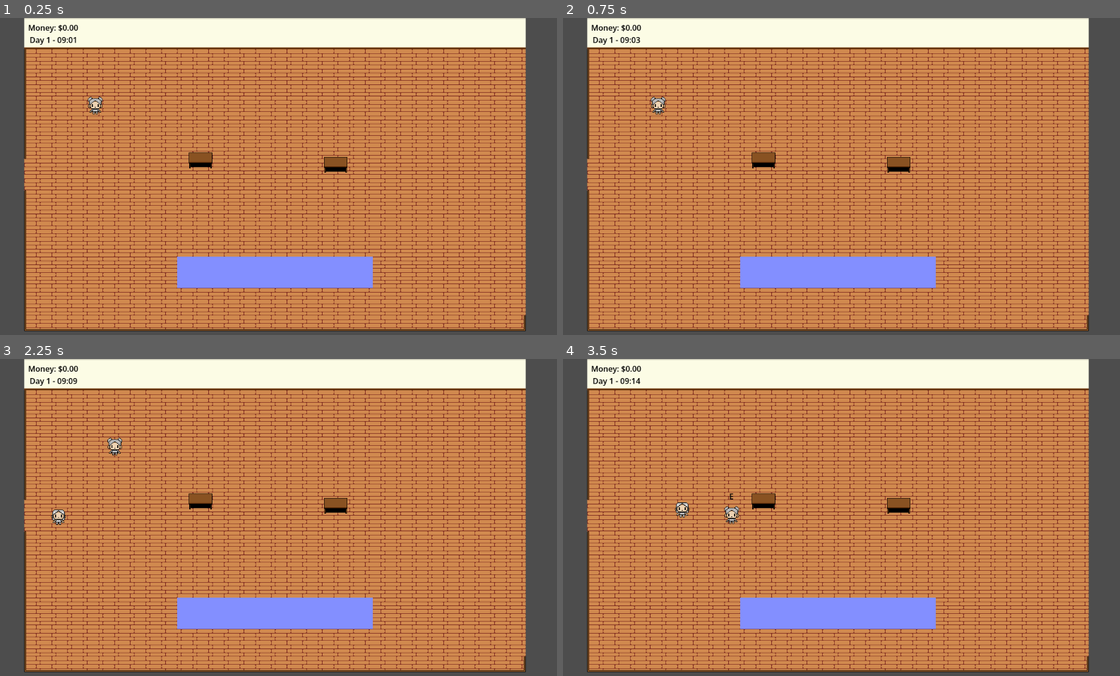
Above: before the commit, frames 1-4 (two rows, left to right).
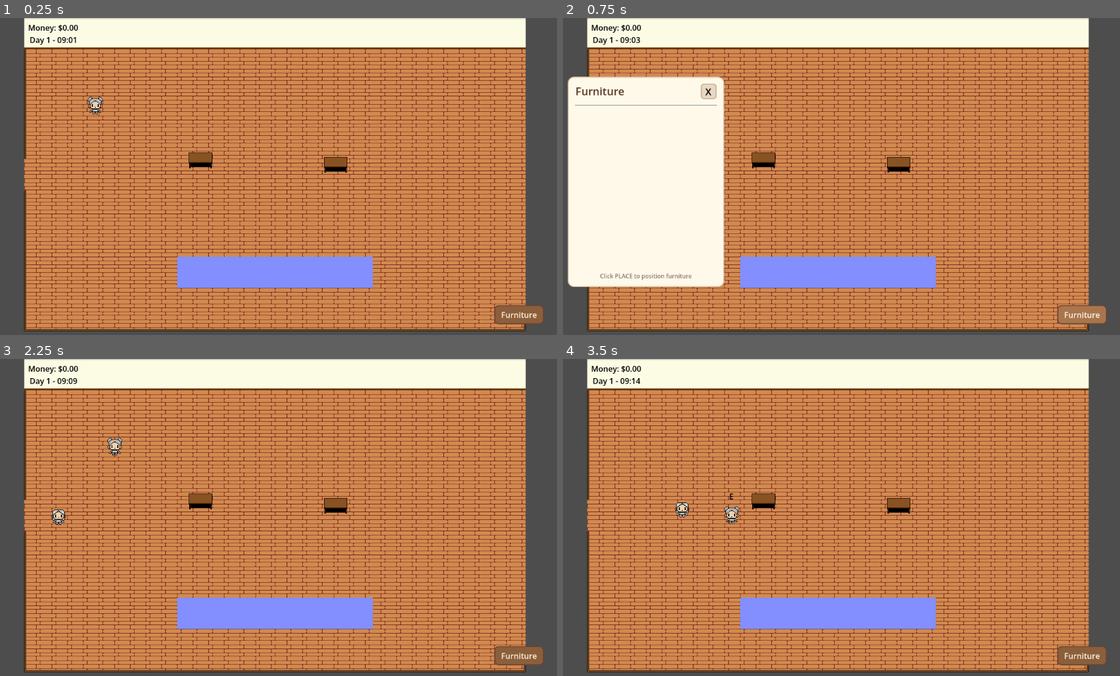
Above: after the commit, the same moments.

Repository: Jose-Prince/UVG-Tesis-Game
Game: Godot game, scene res://Scenes/Main/Main.tscn
The game is run twice, just before and just after one commit, with the same random seed, the same clock (stepped at 60 frames per second) and the same inputs.
Inputs (mouse positions are in pixels of both pictures, inside the frame that each line leads up to):
- Up to frame 1 (0.25 s): no input
- Up to frame 2 (0.75 s): click (1081, 315) at 0.5 s, where only the run after the commit has a clickable "Furniture"
- Up to frame 3 (2.25 s): click (144, 431) at 1.25 s, where only the run after the commit has a clickable "X"; tap Enter at 2 s; move the mouse to (401, 501) at 2.02 s; hold D (move_right) from 2.03 s (still down); click (401, 501) at 2.1 s
- Up to frame 4 (3.5 s): move the mouse to (724, 533) at 2.77 s; release D (move_right) at 2.78 s; hold S (move_down) from 2.78 s (still down); tap E (interact) at 2.85 s; click (724, 533) at 3.05 s

The runs differ from the first frame. In frame 1, 0.5% of the frame differs, in the area x 88-98%, y 90-97%; in frame 2, 19%, in the area x 0-98%, y 18-97%; in frame 3, 0.5%; in frame 4, 0.5%.

Commit message:
feat: place furniture

Diff:
--- /dev/null
+++ b/Scenes/Furniture/furniture_placement_item.tscn
@@ -0,0 +1,101 @@
+[gd_scene format=3 uid="uid://mnfs6s48xjwt"]
+
+[ext_resource type="Script" uid="uid://bai16of3benny" path="res://Scripts/Furniture/furniture_placement_item.gd" id="1_eev3f"]
+
+[sub_resource type="StyleBoxFlat" id="StyleBoxFlat_e5u2q"]
+content_margin_left = 12.0
+content_margin_top = 8.0
+content_margin_right = 10.0
+content_margin_bottom = 8.0
+bg_color = Color(0.9607843, 0.92156863, 0.84705883, 1)
+border_width_left = 1
+border_width_top = 1
+border_width_right = 1
+border_width_bottom = 1
+border_color = Color(0.84705883, 0.7490196, 0.6392157, 1)
+corner_radius_top_left = 8
+corner_radius_top_right = 8
+corner_radius_bottom_right = 8
+corner_radius_bottom_left = 8
+
+[sub_resource type="StyleBoxFlat" id="StyleBoxFlat_eev3f"]
+bg_color = Color(0.54509807, 0.36862746, 0.23529412, 1)
+border_width_left = 1
+border_width_top = 1
+border_width_right = 1
+border_width_bottom = 1
+border_color = Color(0.41960785, 0.27058825, 0.19607843, 1)
+corner_radius_top_left = 5
+corner_radius_top_right = 5
+corner_radius_bottom_right = 5
+corner_radius_bottom_left = 5
+
+[sub_resource type="StyleBoxFlat" id="StyleBoxFlat_1s6gn"]
+bg_color = Color(0.4392157, 0.2784314, 0.18431373, 1)
+border_width_left = 1
+border_width_top = 1
+border_width_right = 1
+border_width_bottom = 1
+border_color = Color(0.41960785, 0.27058825, 0.19607843, 1)
+corner_radius_top_left = 6
+corner_radius_top_right = 6
+corner_radius_bottom_right = 6
+corner_radius_bottom_left = 6
+
+[sub_resource type="StyleBoxFlat" id="StyleBoxFlat_57akn"]
+bg_color = Color(0.65882355, 0.45882353, 0.3019608, 1)
+border_width_left = 1
+border_width_top = 1
+border_width_right = 1
+border_width_bottom = 1
+border_color = Color(0.41960785, 0.27058825, 0.19607843, 1)
+corner_radius_top_left = 6
+corner_radius_top_right = 6
+corner_radius_bottom_right = 6
+corner_radius_bottom_left = 6
+
+[node name="FurniturePlacementItem" type="PanelContainer" unique_id=1490570152]
+anchors_preset = 15
+anchor_right = 1.0
+anchor_bottom = 1.0
+grow_horizontal = 2
+grow_vertical = 2
+theme_override_styles/panel = SubResource("StyleBoxFlat_e5u2q")
+script = ExtResource("1_eev3f")
+
+[node name="MarginContainer" type="MarginContainer" parent="." unique_id=1671298054]
+layout_mode = 2
+
+[node name="HBoxContainer" type="HBoxContainer" parent="MarginContainer" unique_id=781282228]
+layout_mode = 2
+
+[node name="Info" type="VBoxContainer" parent="MarginContainer/HBoxContainer" unique_id=228177042]
+layout_mode = 2
+size_flags_horizontal = 3
+
+[node name="ItemName" type="Label" parent="MarginContainer/HBoxContainer/Info" unique_id=355942275]
+layout_mode = 2
+size_flags_vertical = 6
+theme_override_colors/font_color = Color(0.3529412, 0.21960784, 0.14509805, 1)
+text = "Wooden Table"
+horizontal_alignment = 1
+
+[node name="QuantityLabel" type="Label" parent="MarginContainer/HBoxContainer/Info" unique_id=1655142377]
+layout_mode = 2
+theme_override_colors/font_color = Color(0.47843137, 0.38431373, 0.30588236, 1)
+theme_override_font_sizes/font_size = 13
+text = "3"
+horizontal_alignment = 1
+
+[node name="PlaceButton" type="Button" parent="MarginContainer/HBoxContainer" unique_id=1331066304]
+custom_minimum_size = Vector2(80, 36)
+custom_maximum_size = Vector2(80, -1)
+layout_mode = 2
+theme_override_colors/font_color = Color(1, 0.95686275, 0.8627451, 1)
+theme_override_colors/font_pressed_color = Color(1, 0.95686275, 0.8627451, 1)
+theme_override_colors/font_hover_color = Color(1, 0.95686275, 0.8627451, 1)
+theme_override_font_sizes/font_size = 13
+theme_override_styles/normal = SubResource("StyleBoxFlat_eev3f")
+theme_override_styles/pressed = SubResource("StyleBoxFlat_1s6gn")
+theme_override_styles/hover = SubResource("StyleBoxFlat_57akn")
+text = "PLACE"
--- /dev/null
+++ b/Scenes/FurniturePlacementManager.tscn
@@ -0,0 +1,9 @@
+[gd_scene format=3 uid="uid://b1gscqj41rfnd"]
+
+[ext_resource type="Script" uid="uid://2s34ykh8n7jb" path="res://Scripts/Furniture/furniture_placement_manager.gd" id="1_0mra4"]
+[ext_resource type="PackedScene" uid="uid://rojc6lcpj3f4" path="res://Scenes/Café/table.tscn" id="2_0a1t4"]
+
+[node name="FurniturePlacementManager" type="Node2D" unique_id=489758297]
+script = ExtResource("1_0mra4")
+wooden_table_scene = ExtResource("2_0a1t4")
+wooden_chair_scene = ExtResource("2_0a1t4")
--- a/Scenes/Main/Main.tscn
+++ b/Scenes/Main/Main.tscn
@@ -3,6 +3,55 @@
 [ext_resource type="PackedScene" uid="uid://bs1uu0b3cuk0g" path="res://Scenes/Player/Player.tscn" id="1_p8rbg"]
 [ext_resource type="PackedScene" uid="uid://7sgt6p3i04dx" path="res://Scenes/Café/Cafe.tscn" id="2_qtv3y"]
 [ext_resource type="Script" uid="uid://bv3ni3tmiqhhj" path="res://Scripts/UI/HUD.gd" id="3_cmk6n"]
+[ext_resource type="PackedScene" uid="uid://b3ch6m506nfh" path="res://Scenes/UI/furniture_placement_ui.tscn" id="4_i3fi7"]
+
+[sub_resource type="StyleBoxFlat" id="StyleBoxFlat_i3fi7"]
+content_margin_left = 14.0
+content_margin_top = 8.0
+content_margin_right = 14.0
+content_margin_bottom = 8.0
+bg_color = Color(0.54509807, 0.36862746, 0.23529412, 1)
+border_width_left = 2
+border_width_top = 2
+border_width_right = 2
+border_width_bottom = 2
+border_color = Color(0.41960785, 0.27058825, 0.19607843, 1)
+corner_radius_top_left = 8
+corner_radius_top_right = 8
+corner_radius_bottom_right = 8
+corner_radius_bottom_left = 8
+
+[sub_resource type="StyleBoxFlat" id="StyleBoxFlat_w20t6"]
+content_margin_left = 14.0
+content_margin_top = 8.0
+content_margin_right = 14.0
+content_margin_bottom = 8.0
+bg_color = Color(0.4392157, 0.2784314, 0.18431373, 1)
+border_width_left = 2
+border_width_top = 2
+border_width_right = 2
+border_width_bottom = 2
+border_color = Color(0.3372549, 0.21568628, 0.13725491, 1)
+corner_radius_top_left = 8
+corner_radius_top_right = 8
+corner_radius_bottom_right = 8
+corner_radius_bottom_left = 8
+
+[sub_resource type="StyleBoxFlat" id="StyleBoxFlat_o8wgc"]
+content_margin_left = 14.0
+content_margin_top = 8.0
+content_margin_right = 14.0
+content_margin_bottom = 8.0
+bg_color = Color(0.65882355, 0.45882353, 0.3019608, 1)
+border_width_left = 2
+border_width_top = 2
+border_width_right = 2
+border_width_bottom = 2
+border_color = Color(0.41960785, 0.27058825, 0.19607843, 1)
+corner_radius_top_left = 8
+corner_radius_top_right = 8
+corner_radius_bottom_right = 8
+corner_radius_bottom_left = 8
 
 [node name="Main" type="Node2D" unique_id=991998489]
 
@@ -30,5 +79,22 @@
 theme_override_colors/font_color = Color(0, 0, 0, 1)
 text = "Day 1 - 9:00"
 
+[node name="FurniturePlacementUi" parent="HUD" unique_id=1118802495 instance=ExtResource("4_i3fi7")]
+
+[node name="BuildButton" type="Button" parent="HUD" unique_id=624946993]
+offset_left = 1024.0
+offset_top = 587.0
+offset_right = 1125.0
+offset_bottom = 626.0
+theme_override_colors/font_color = Color(1, 0.95686275, 0.8627451, 1)
+theme_override_colors/font_pressed_color = Color(0.9607843, 0.89411765, 0.78431374, 1)
+theme_override_colors/font_hover_color = Color(1, 0.972549, 0.9098039, 1)
+theme_override_styles/normal = SubResource("StyleBoxFlat_i3fi7")
+theme_override_styles/pressed = SubResource("StyleBoxFlat_w20t6")
+theme_override_styles/hover = SubResource("StyleBoxFlat_o8wgc")
+text = "Furniture"
+
 [node name="OutsideEntrance" type="Marker2D" parent="." unique_id=1609954013]
 position = Vector2(155, 324)
+
+[connection signal="pressed" from="HUD/BuildButton" to="HUD" method="_on_build_button_pressed"]
--- a/Scenes/UI/ShopUI.tscn
+++ b/Scenes/UI/ShopUI.tscn
@@ -99,11 +99,11 @@
 layout_mode = 2
 item_id = "wooden_table"
 item_name = "Wooden TAble"
-price = 10
 preview_color = Color(0.24840015, 0.24840018, 0.24840015, 1)
 
 [node name="FurnitureShopItem2" parent="Overlay/ShopPanel/MarginContainer/VBoxContainer/ItemScroll/ItemGrid" unique_id=1867420003 instance=ExtResource("2_wb0up")]
 layout_mode = 2
+item_id = "wooden_chair"
 
 [node name="Footer" type="HBoxContainer" parent="Overlay/ShopPanel/MarginContainer/VBoxContainer" unique_id=1504622147]
 layout_mode = 2
@@ -120,3 +120,5 @@
 text = "Select furniture to purchase"
 
 [connection signal="pressed" from="Overlay/ShopPanel/MarginContainer/VBoxContainer/Header/CloseButton" to="." method="_on_close_button_pressed"]
+[connection signal="purchase_requested" from="Overlay/ShopPanel/MarginContainer/VBoxContainer/ItemScroll/ItemGrid/FurnitureShopItem" to="." method="_on_furniture_shop_item_purchase_requested"]
+[connection signal="purchase_requested" from="Overlay/ShopPanel/MarginContainer/VBoxContainer/ItemScroll/ItemGrid/FurnitureShopItem2" to="." method="_on_furniture_shop_item_2_purchase_requested"]
--- /dev/null
+++ b/Scenes/UI/furniture_placement_ui.tscn
@@ -0,0 +1,125 @@
+[gd_scene format=3 uid="uid://b3ch6m506nfh"]
+
+[ext_resource type="Script" uid="uid://demp8wkfv7thu" path="res://Scripts/Furniture/furniture_placement_ui.gd" id="1_e5u2q"]
+[ext_resource type="PackedScene" uid="uid://mnfs6s48xjwt" path="res://Scenes/Furniture/furniture_placement_item.tscn" id="2_m2nsx"]
+
+[sub_resource type="StyleBoxFlat" id="StyleBoxFlat_e5u2q"]
+bg_color = Color(1, 0.9764706, 0.91764706, 1)
+border_width_left = 2
+border_width_top = 2
+border_width_right = 2
+border_width_bottom = 2
+border_color = Color(0.84705883, 0.7490196, 0.6392157, 1)
+corner_radius_top_left = 12
+corner_radius_top_right = 12
+corner_radius_bottom_right = 12
+corner_radius_bottom_left = 12
+
+[sub_resource type="StyleBoxFlat" id="StyleBoxFlat_m2nsx"]
+bg_color = Color(0.9098039, 0.84705883, 0.7647059, 1)
+border_width_left = 2
+border_width_top = 2
+border_width_right = 2
+border_width_bottom = 2
+border_color = Color(0.78431374, 0.6784314, 0.5686275, 1)
+corner_radius_top_left = 6
+corner_radius_top_right = 6
+corner_radius_bottom_right = 6
+corner_radius_bottom_left = 6
+
+[sub_resource type="StyleBoxFlat" id="StyleBoxFlat_ngc88"]
+bg_color = Color(0.77254903, 0.6431373, 0.5254902, 1)
+corner_radius_top_left = 6
+corner_radius_top_right = 6
+corner_radius_bottom_right = 6
+corner_radius_bottom_left = 6
+
+[sub_resource type="StyleBoxFlat" id="StyleBoxFlat_l5vle"]
+bg_color = Color(0.84705883, 0.7490196, 0.6392157, 1)
+corner_radius_top_left = 6
+corner_radius_top_right = 6
+corner_radius_bottom_right = 6
+corner_radius_bottom_left = 6
+
+[node name="FurniturePlacementUi" type="Control" unique_id=1118802495]
+layout_mode = 3
+anchors_preset = 15
+anchor_right = 1.0
+anchor_bottom = 1.0
+grow_horizontal = 2
+grow_vertical = 2
+script = ExtResource("1_e5u2q")
+furniture_item_scene = ExtResource("2_m2nsx")
+
+[node name="Panel" type="Panel" parent="." unique_id=1864267695]
+layout_mode = 1
+anchors_preset = -1
+anchor_left = 0.5
+anchor_top = 0.5
+anchor_right = 0.5
+anchor_bottom = 0.5
+offset_left = -552.0
+offset_top = -204.0
+offset_right = -232.0
+offset_bottom = 226.0
+grow_horizontal = 2
+grow_vertical = 2
+theme_override_styles/panel = SubResource("StyleBoxFlat_e5u2q")
+
+[node name="MarginContainer" type="MarginContainer" parent="Panel" unique_id=1001671566]
+layout_mode = 1
+anchors_preset = 15
+anchor_right = 1.0
+anchor_bottom = 1.0
+grow_horizontal = 2
+grow_vertical = 2
+theme_override_constants/margin_left = 16
+theme_override_constants/margin_top = 14
+theme_override_constants/margin_right = 16
+theme_override_constants/margin_bottom = 14
+
+[node name="VBoxContainer" type="VBoxContainer" parent="Panel/MarginContainer" unique_id=1414734943]
+layout_mode = 2
+theme_override_constants/separation = 10
+
+[node name="Header" type="HBoxContainer" parent="Panel/MarginContainer/VBoxContainer" unique_id=1042503203]
+layout_mode = 2
+
+[node name="Title" type="Label" parent="Panel/MarginContainer/VBoxContainer/Header" unique_id=1945413126]
+layout_mode = 2
+size_flags_horizontal = 3
+theme_override_colors/font_color = Color(0.3529412, 0.21960784, 0.14509805, 1)
+theme_override_font_sizes/font_size = 22
+text = "Furniture"
+
+[node name="CloseButton" type="Button" parent="Panel/MarginContainer/VBoxContainer/Header" unique_id=906814853]
+custom_minimum_size = Vector2(32, 32)
+layout_mode = 2
+theme_override_colors/font_color = Color(0, 0, 0, 1)
+theme_override_colors/font_pressed_color = Color(0, 0, 0, 1)
+theme_override_colors/font_hover_color = Color(0, 0, 0, 1)
+theme_override_font_sizes/font_size = 20
+theme_override_styles/normal = SubResource("StyleBoxFlat_m2nsx")
+theme_override_styles/pressed = SubResource("StyleBoxFlat_ngc88")
+theme_override_styles/hover = SubResource("StyleBoxFlat_l5vle")
+text = "X"
+
+[node name="Separator" type="HSeparator" parent="Panel/MarginContainer/VBoxContainer" unique_id=1083725714]
+layout_mode = 2
+
+[node name="FurnitureScroll" type="ScrollContainer" parent="Panel/MarginContainer/VBoxContainer" unique_id=1759082379]
+layout_mode = 2
+size_flags_vertical = 3
+horizontal_scroll_mode = 0
+
+[node name="FurnitureList" type="VBoxContainer" parent="Panel/MarginContainer/VBoxContainer/FurnitureScroll" unique_id=2052972162]
+layout_mode = 2
+size_flags_horizontal = 3
+size_flags_vertical = 3
+
+[node name="HintLabel" type="Label" parent="Panel/MarginContainer/VBoxContainer" unique_id=955217248]
+layout_mode = 2
+theme_override_colors/font_color = Color(0.5411765, 0.45882353, 0.3882353, 1)
+theme_override_font_sizes/font_size = 12
+text = "Click PLACE to position furniture"
+horizontal_alignment = 1
--- a/Scripts/Core/player_data.gd
+++ b/Scripts/Core/player_data.gd
@@ -1,17 +1,25 @@
 extends Node
 
 
-var money: float = 0.0
+var money: float = 500.0
 
 
 func add_money(amount: float) -> void:
 	if amount <= 0:
 		return
 
+	var previous_money := money
+
 	money += amount
 
-	print("Money added: $", amount)
-	print("Current money: $", money)
+	print(
+		"[MONEY] +$",
+		amount,
+		" | ",
+		previous_money,
+		" → ",
+		money
+	)
 
 
 func can_afford(amount: float) -> bool:
@@ -23,11 +31,26 @@
 		return false
 
 	if money < amount:
+		print(
+			"[MONEY] Purchase rejected | Cost: $",
+			amount,
+			" | Current: $",
+			money
+		)
+
 		return false
+
+	var previous_money := money
 
 	money -= amount
 
-	print("Money spent: $", amount)
-	print("Current money: $", money)
+	print(
+		"[MONEY] -$",
+		amount,
+		" | ",
+		previous_money,
+		" → ",
+		money
+	)
 
 	return true
--- /dev/null
+++ b/Scripts/Furniture/furniture_inventory.gd
@@ -0,0 +1,78 @@
+extends Node
+
+signal inventory_changed
+
+var items: Dictionary = {}
+
+
+func add_item(item_id: String, amount: int = 1) -> void:
+	if item_id.is_empty() or amount <= 0:
+		return
+
+	if items.has(item_id):
+		items[item_id] += amount
+	else:
+		items[item_id] = amount
+
+	print(
+		"[INVENTORY] Added: ",
+		item_id,
+		" x",
+		amount,
+		" | Total: ",
+		items[item_id]
+	)
+
+	inventory_changed.emit()
+
+
+func remove_item(item_id: String, amount: int = 1) -> bool:
+	if not items.has(item_id):
+		return false
+
+	if amount <= 0 or items[item_id] < amount:
+		return false
+
+	items[item_id] -= amount
+
+	if items[item_id] <= 0:
+		items.erase(item_id)
+
+	print(
+		"[INVENTORY] Removed: ",
+		item_id,
+		" x",
+		amount
+	)
+
+	inventory_changed.emit()
+
+	return true
+
+func has_item(item_id: String, amount: int = 1) -> bool:
+	return items.has(item_id) and items[item_id] >= amount
+
+
+func get_item_count(item_id: String) -> int:
+	return items.get(item_id, 0)
+
+
+func get_items() -> Dictionary:
+	return items.duplicate()
+
+
+func clear() -> void:
+	items.clear()
+	print("[INVENTORY] Cleared")
+
+
+func debug_print_inventory() -> void:
+	print("========== INVENTORY ==========")
+
+	if items.is_empty():
+		print("Inventory is empty.")
+	else:
+		for item_id in items:
+			print(item_id, " x", items[item_id])
+
+	print("===============================")
--- /dev/null
+++ b/Scripts/Furniture/furniture_placement_item.gd
@@ -0,0 +1,36 @@
+class_name FurniturePlacementItem
+extends PanelContainer
+
+signal place_requested(item_id: String)
+
+@export var item_id: String = ""
+@export var item_name: String = ""
+
+@onready var item_name_label: Label = $MarginContainer/HBoxContainer/Info/ItemName
+@onready var quantity_label: Label = $MarginContainer/HBoxContainer/Info/QuantityLabel
+@onready var place_button: Button = $MarginContainer/HBoxContainer/PlaceButton
+
+
+func _ready() -> void:
+	place_button.pressed.connect(_on_place_pressed)
+	update_item()
+
+
+func update_item() -> void:
+	item_name_label.text = item_name
+
+	var quantity := FurnitureInventory.get_item_count(item_id)
+	quantity_label.text = "Owned: " + str(quantity)
+
+	place_button.disabled = quantity <= 0
+
+
+func _on_place_pressed() -> void:
+	if item_id.is_empty():
+		return
+
+	if not FurnitureInventory.has_item(item_id):
+		update_item()
+		return
+
+	place_requested.emit(item_id)
--- /dev/null
+++ b/Scripts/Furniture/furniture_placement_manager.gd
@@ -0,0 +1,121 @@
+extends Node
+
+@export var wooden_table_scene: PackedScene
+@export var wooden_chair_scene: PackedScene
+
+var placement_mode: bool = false
+var selected_item_id: String = ""
+var preview: Node2D = null
+
+func _process(_delta: float) -> void:
+	if not placement_mode:
+		return
+
+	var mouse_position = get_tree().current_scene.get_global_mouse_position()
+
+	if Input.is_action_just_pressed("click"):
+		confirm_placement(mouse_position)
+
+	if Input.is_action_just_pressed("ui_cancel"):
+		cancel_placement()
+
+func start_placement(item_id: String) -> void:
+	if not FurnitureInventory.has_item(item_id):
+		print("[PLACEMENT] No item available: ", item_id)
+		return
+
+	selected_item_id = item_id
+	placement_mode = true
+
+	print("[PLACEMENT] Started: ", item_id)
+
+
+func cancel_placement() -> void:
+	placement_mode = false
+	selected_item_id = ""
+
+	if preview:
+		preview.queue_free()
+		preview = null
+
+	print("[PLACEMENT] Cancelled")
+
+
+func confirm_placement(position: Vector2) -> void:
+	if not placement_mode:
+		return
+
+	if selected_item_id.is_empty():
+		return
+
+	if not FurnitureInventory.has_item(selected_item_id):
+		cancel_placement()
+		return
+
+	var furniture := create_furniture(selected_item_id)
+
+	if furniture == null:
+		print("[PLACEMENT] Failed to create furniture: ", selected_item_id)
+		return
+
+	get_tree().current_scene.add_child(furniture)
+
+	furniture.global_position = snap_to_grid(position)
+
+	FurnitureInventory.remove_item(selected_item_id)
+
+	print(
+		"[PLACEMENT] Placed: ",
+		selected_item_id,
+		" at ",
+		furniture.global_position
+	)
+
+	cancel_placement()
+
+
+func create_furniture(item_id: String) -> Node2D:
+	match item_id:
+		"wooden_table":
+			if wooden_table_scene:
+				return wooden_table_scene.instantiate() as Node2D
+
+		"wooden_chair":
+			if wooden_chair_scene:
+				return wooden_chair_scene.instantiate() as Node2D
+
+	return null
+
+func create_wooden_table() -> Node2D:
+	var table := Node2D.new()
+
+	var visual := ColorRect.new()
+	visual.color = Color("#8B5E3C")
+	visual.position = Vector2(-32, -32)
+	visual.size = Vector2(64, 64)
+
+	table.add_child(visual)
+
+	return table
+
+
+func create_wooden_chair() -> Node2D:
+	var chair := Node2D.new()
+
+	var visual := ColorRect.new()
+	visual.color = Color("#A8754D")
+	visual.position = Vector2(-16, -16)
+	visual.size = Vector2(32, 32)
+
+	chair.add_child(visual)
+
+	return chair
+
+
+func snap_to_grid(position: Vector2) -> Vector2:
+	var tile_size := 32.0
+
+	return Vector2(
+		round(position.x / tile_size) * tile_size,
+		round(position.y / tile_size) * tile_size
+	)
--- /dev/null
+++ b/Scripts/Furniture/furniture_placement_ui.gd
@@ -0,0 +1,67 @@
+class_name FurniturePlacementUI
+extends Control
+
+@export var furniture_item_scene: PackedScene
+
+@onready var furniture_list: VBoxContainer = $Panel/MarginContainer/VBoxContainer/FurnitureScroll/FurnitureList
+@onready var close_button: Button = $Panel/MarginContainer/VBoxContainer/Header/CloseButton
+
+
+func _ready() -> void:
+	hide()
+
+	close_button.pressed.connect(hide_ui)
+
+	FurnitureInventory.inventory_changed.connect(_on_inventory_changed)
+
+	build_furniture_list()
+
+
+func show_ui() -> void:
+	build_furniture_list()
+	show()
+
+
+func hide_ui() -> void:
+	hide()
+
+
+func build_furniture_list() -> void:
+	for child in furniture_list.get_children():
+		child.queue_free()
+
+	var items := FurnitureInventory.get_items()
+
+	for item_id in items:
+		var item := furniture_item_scene.instantiate() as FurniturePlacementItem
+
+		item.item_id = item_id
+		item.item_name = get_item_name(item_id)
+
+		furniture_list.add_child(item)
+
+		item.place_requested.connect(_on_place_requested)
+
+
+func _on_place_requested(item_id: String) -> void:
+	print("[PLACEMENT UI] Placing: ", item_id)
+
+	hide_ui()
+
+	FurniturePlacementManager.start_placement(item_id)
+
+
+func _on_inventory_changed() -> void:
+	if visible:
+		build_furniture_list()
+
+
+func get_item_name(item_id: String) -> String:
+	match item_id:
+		"wooden_table":
+			return "Wooden Table"
+
+		"wooden_chair":
+			return "Wooden Chair"
+
+	return item_id
--- a/Scripts/UI/HUD.gd
+++ b/Scripts/UI/HUD.gd
@@ -29,3 +29,7 @@
 		day_manager.get_current_day(),
 		day_manager.get_time_string()
 	]
+
+
+func _on_build_button_pressed() -> void:
+	$FurniturePlacementUi.show_ui()
--- a/Scripts/UI/shop_ui.gd
+++ b/Scripts/UI/shop_ui.gd
@@ -24,25 +24,47 @@
 
 
 func _on_furniture_shop_item_purchase_requested(item_id: String) -> void:
+	print("")
+	print("========== PURCHASE DEBUG ==========")
+	print("Requested item: ", item_id)
+	print("Current money: $", PlayerData.money)
+
 	var item_data := get_item_data(item_id)
 
 	if item_data.is_empty():
+		print("[SHOP] ERROR: Item does not exist.")
+		print("====================================")
 		return
 
-	var price: int = item_data["price"]
+	var price: float = item_data["price"]
+
+	print("Item price: $", price)
+
+	if not PlayerData.can_afford(price):
+		print("[SHOP] Purchase FAILED: Not enough money.")
+		print("====================================")
+		return
 
 	if not PlayerData.spend_money(price):
-		print("Not enough money to buy: ", item_id)
+		print("[SHOP] Purchase FAILED: spend_money() returned false.")
+		print("====================================")
 		return
 
+	FurnitureInventory.add_item(item_id)
+
+	print("[SHOP] Purchase SUCCESSFUL!")
+	print("Item: ", item_id)
+	print("Price: $", price)
+	print("Remaining money: $", PlayerData.money)
 	print(
-		"Purchased: ",
-		item_id,
-		" | Spent: $",
-		price,
-		" | Remaining: $",
-		PlayerData.money
+		"Inventory quantity: ",
+		FurnitureInventory.get_item_count(item_id)
 	)
+
+	FurnitureInventory.debug_print_inventory()
+
+	print("====================================")
+	print("")
 
 	update_money_display()
 
@@ -51,16 +73,19 @@
 	match item_id:
 		"wooden_table":
 			return {
-				"price": 100
+				"price": 100.0
 			}
 
 		"wooden_chair":
 			return {
-				"price": 50
+				"price": 50.0
 			}
 
 	return {}
 
-
 func _on_close_button_pressed() -> void:
 	hide_shop()
+
+
+func _on_furniture_shop_item_2_purchase_requested(item_id: String) -> void:
+	pass # Replace with function body.
--- a/project.godot
+++ b/project.godot
@@ -19,6 +19,8 @@
 
 SceneTransition="*uid://b0wka4pbj8ob1"
 PlayerData="*uid://dk86hi14riyin"
+FurnitureInventory="*uid://26e6xqlu8j4f"
+FurniturePlacementManager="*uid://b1gscqj41rfnd"
 
 [global_group]
 
@@ -51,6 +53,11 @@
 "events": [Object(InputEventKey,"resource_local_to_scene":false,"resource_name":"","device":-1,"window_id":0,"alt_press …(192 unchanged characters)…
 ]
 }
+click={
+"deadzone": 0.2,
+"events": [Object(InputEventMouseButton,"resource_local_to_scene":false,"resource_name":"","device":-1,"window_id":0,"alt_pressed":false,"shift_pressed":false,"ctrl_pressed":false,"meta_pressed":false,"button_mask":1,"position":Vector2(89, 23),"global_position":Vector2(98, 71),"factor":1.0,"button_index":1,"canceled":false,"pressed":true,"double_click":false,"script":null)
+]
+}
 
 [physics]
 
Not shown, added: Scripts/Furniture/furniture_inventory.gd.uid
Not shown, added: Scripts/Furniture/furniture_placement_item.gd.uid
Not shown, added: Scripts/Furniture/furniture_placement_manager.gd.uid
Not shown, added: Scripts/Furniture/furniture_placement_ui.gd.uid
